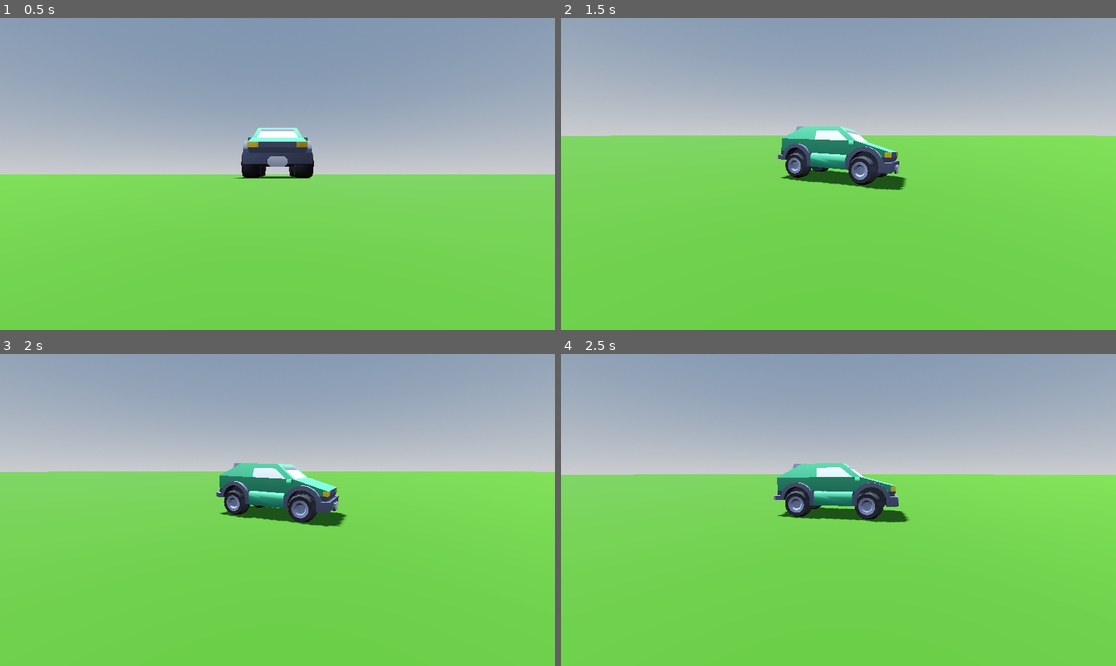
Above: before the commit, frames 1-4 (two rows, left to right).
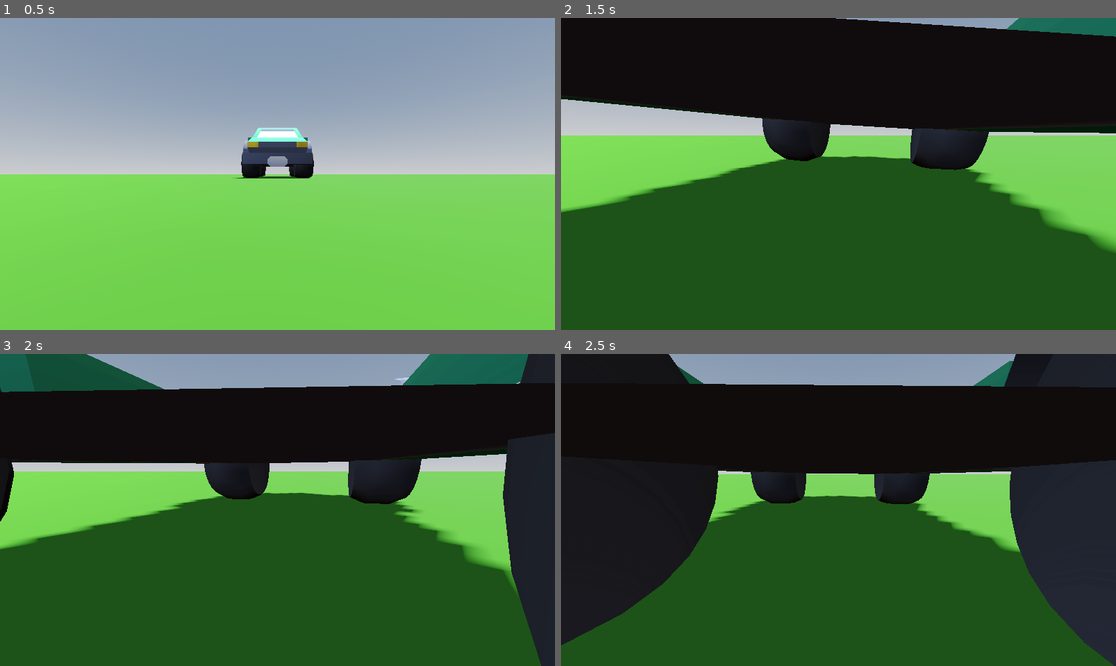
Above: after the commit, the same moments.

Repository: SaltyCookiez/DrivingSimEE
Game: Godot game, scene res://world.tscn
Two runs of this game, one before a commit and one after it. Both use one fixed random seed, a clock stepped at 60 frames per second and the inputs below.
Inputs (mouse positions are in pixels of both pictures, inside the frame that each line leads up to):
- Up to frame 1 (0.5 s): no input
- Up to frame 2 (1.5 s): tap Enter at 0.5 s; move the mouse to (866, 174) at 0.52 s; hold D (Right) 0.53-1.28 s; hold W (Gas) 0.53-1.28 s; move the mouse to (810, 174) at 1.27 s; hold S (Brake) from 1.28 s (still down); tap W (Gas) at 1.35 s
- Up to frame 3 (2 s): keep holding S (Brake)
- Up to frame 4 (2.5 s): move the mouse to (849, 503) at 2.02 s; release S (Brake) at 2.03 s; hold D (Right) from 2.03 s (still down); hold W (Gas) from 2.03 s (still down)

Frame 1 is identical in both runs. In frame 2, 83% of the frame differs, in the area x 0-100%, y 0-100%; in frame 3, 82%; in frame 4, 90%.

Commit message:
Fix camera bug
Fixed camera stuck in one angle

Diff:
--- a/driving-sim-ee/CamArm.gd
+++ b/driving-sim-ee/CamArm.gd
@@ -12,4 +12,4 @@
 		rotation_degrees.x = clamp(rotation_degrees.x, -90.0, -10.0)
 
 		rotation_degrees.y -= event.relative.x * MouseSensitivity
-		rotation_degrees.y = wrapf(rotation_degrees.y, -90.0, -10.0)
+		rotation_degrees.y = wrapf(rotation_degrees.y, 0.0, 360.0)
